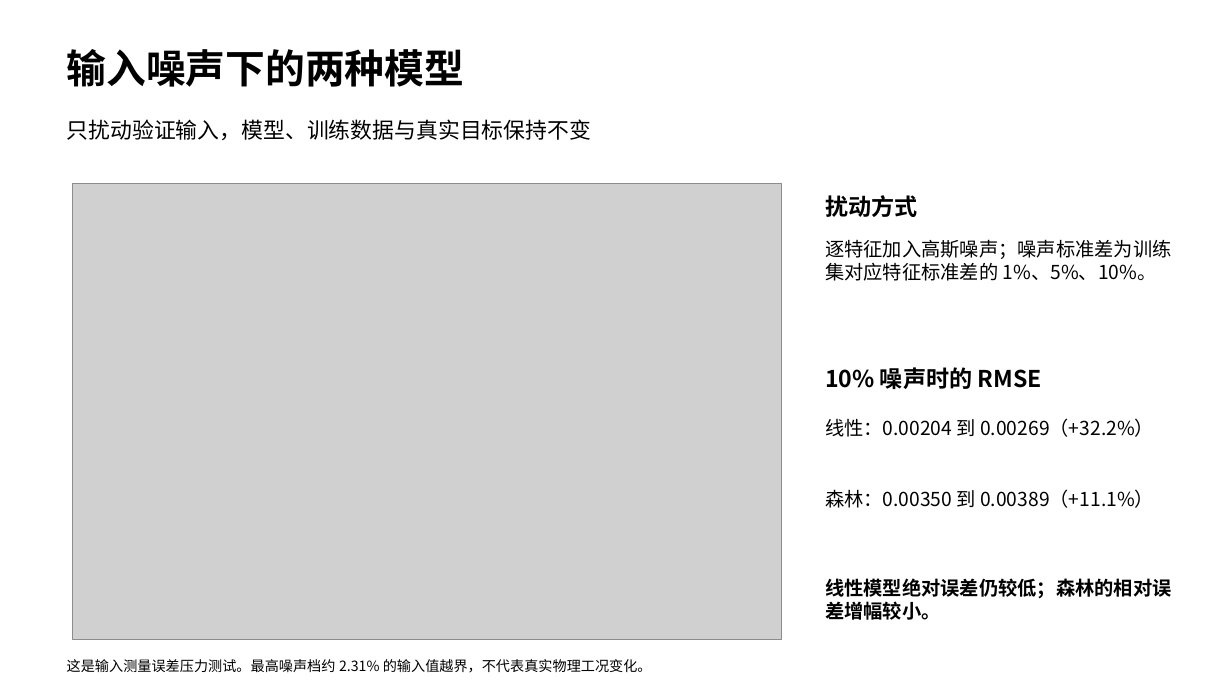
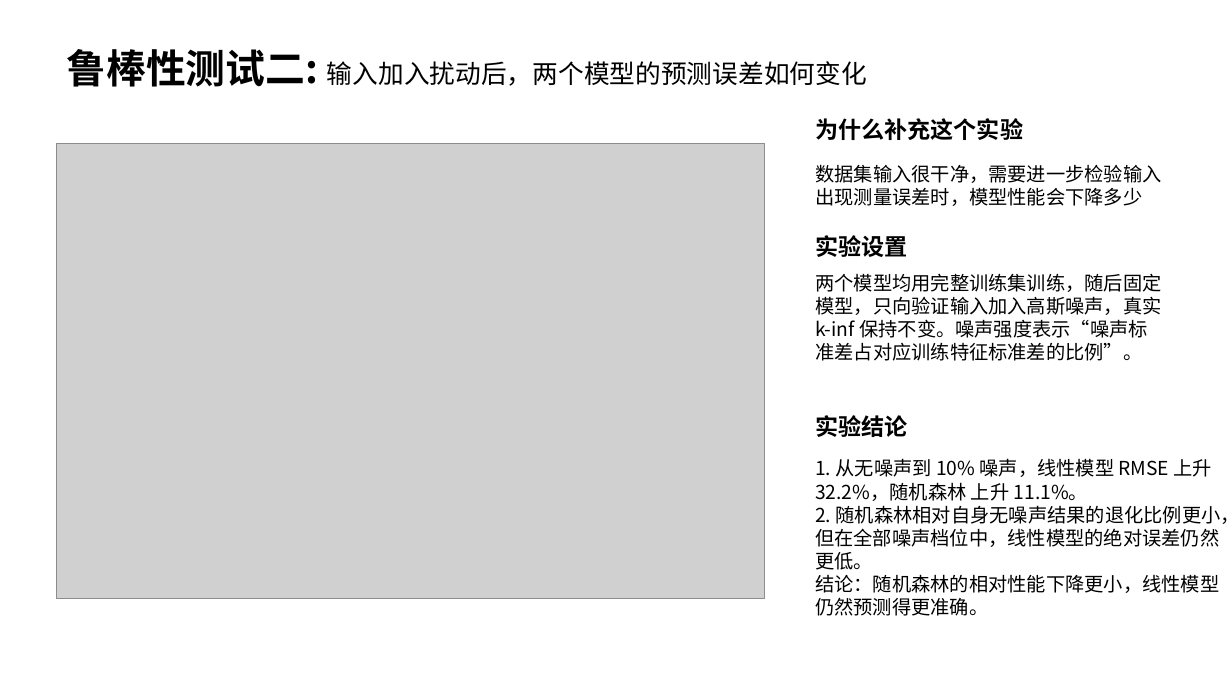
Before and after one commit to laurellang/Linear_regression, a slide deck: slide 2 of outputs/PPT/robustness_2slides.pptx. Drawn at 1232x693 pixels with LibreOffice and Linux fonts; fonts in the diff are those of the drawing; grey boxes stand for pictures. Boxes give left, top, right and bottom in pixels: in the first picture for what was removed or moved away, otherwise in the second. Text is boxed around its words. In the diff, an @@ line names an element or a change of style, - is before the commit and + after.

```diff
--- a/outputs/PPT/robustness_2slides.pptx
+++ b/outputs/PPT/robustness_2slides.pptx
@@ text at <box>67,49,867,87</box>: text changed; size 31 to 20 pt; bold off @@
-输入噪声下的两种模型
+鲁棒性测试二: 输入加入扰动后，两个模型的预测误差如何变化
@@ text removed at <box>67,119,591,140</box> @@
-只扰动验证输入，模型、训练数据与真实目标保持不变
@@ text at <box>815,118,1023,140</box>: text changed @@
-扰动方式
+为什么补充这个实验
@@ picture: place and size @@
-picture at <box>72,184,781,640</box>
+picture at <box>56,143,765,599</box>
@@ text at <box>815,164,1161,206</box>: text changed @@
-逐特征加入高斯噪声；噪声标准差为训练集对应特征标准差的 1%、5%、10%。
+数据集输入很干净，需要进一步检验输入出现测量误差时，模型性能会下降多少
@@ text added at <box>815,235,907,257</box>, 18 pt, text #000000, bold @@
+实验设置
@@ text added at <box>815,273,1161,361</box>, 15 pt, text #000000 @@
+两个模型均用完整训练集训练，随后固定模型，只向验证输入加入高斯噪声，真实 k-inf 保持不变。噪声强度表示“噪声标准差占对应训练特征标准差的比例”。
@@ text removed at <box>825,367,1042,389</box> @@
-10% 噪声时的 RMSE
@@ text added at <box>815,415,907,437</box>, 18 pt, text #000000, bold @@
+实验结论
@@ text removed at <box>825,418,1154,437</box> @@
-线性：0.00204 到 0.00269（+32.2%）
@@ text added at <box>815,458,1232,616</box>, 15 pt, text #000000 @@
+1. 从无噪声到 10% 噪声，线性模型 RMSE 上升 32.2%，随机森林 上升 11.1%。
+2. 随机森林相对自身无噪声结果的退化比例更小，但在全部噪声档位中，线性模型的绝对误差仍然更低。
+结论：随机森林的相对性能下降更小，线性模型仍然预测得更准确。
@@ text removed at <box>825,489,1154,508</box> @@
-森林：0.00350 到 0.00389（+11.1%）
@@ text removed at <box>825,578,1171,620</box> @@
-线性模型绝对误差仍较低；森林的相对误差增幅较小。
@@ text removed at <box>67,659,652,673</box> @@
-这是输入测量误差压力测试。最高噪声档约 2.31% 的输入值越界，不代表真实物理工况变化。
```
Also in this commit, not shown: 1 slide added, 1 slide removed.
